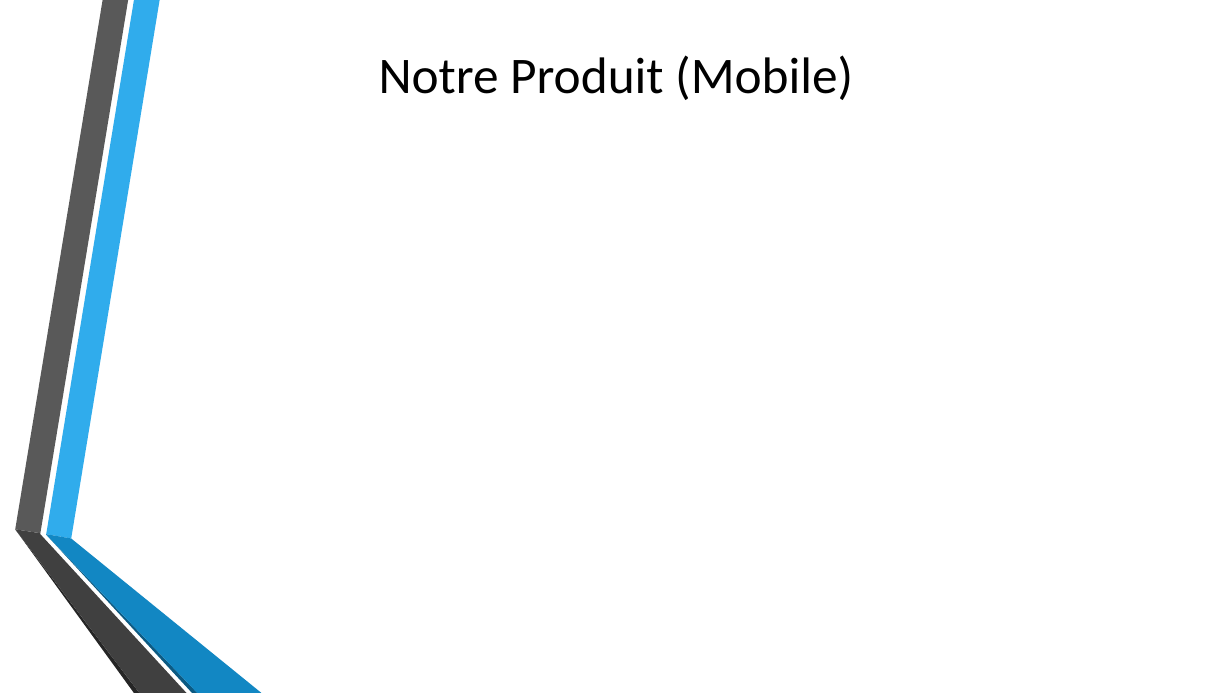
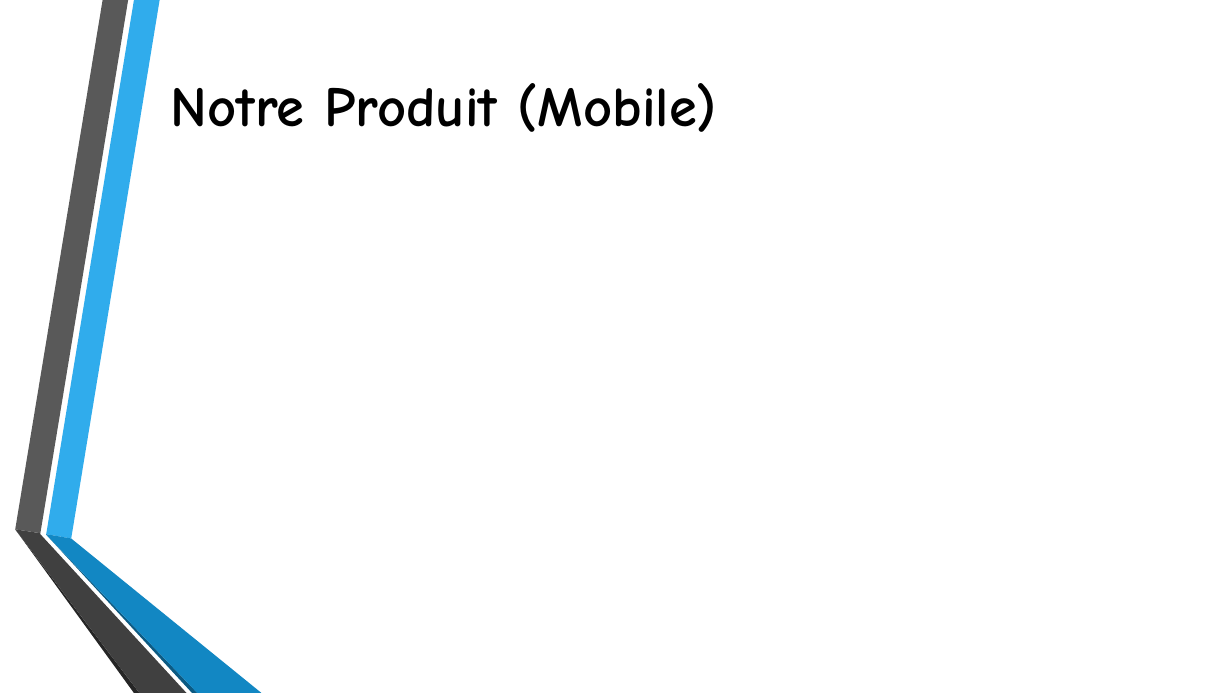
Before and after one commit to LysAMa/womenHackathon, a slide deck: slide 9 of Presentation/Chwa PaN’ - presentation2.pptx (slide 11 before the commit). Drawn at 1232x693 pixels with LibreOffice and Linux fonts; fonts in the diff are those of the drawing; background and template pictures are left out. Boxes give left, top, right and bottom in pixels: in the first picture for what was removed or moved away, otherwise in the second. Text is boxed around its words. In the diff, an @@ line names an element or a change of style, - is before the commit and + after.

```diff
--- a/Presentation/Chwa PaN’ - presentation2.pptx
+++ b/Presentation/Chwa PaN’ - presentation2.pptx
@@ title "Notre Produit (Mobile)": place and size @@
-title "Notre Produit (Mobile)" at (379,55,853,100)
+title "Notre Produit (Mobile)" at (171,83,717,132)
@@ title "Notre Produit (Mobile)" at (171,83,717,132): size 40 to 44 pt, font Calibri to Comic Neue, bold on; alignment centre to left @@
```
Also in this commit, not shown: 6 other slides changed, 3 slides added, 4 slides removed.
